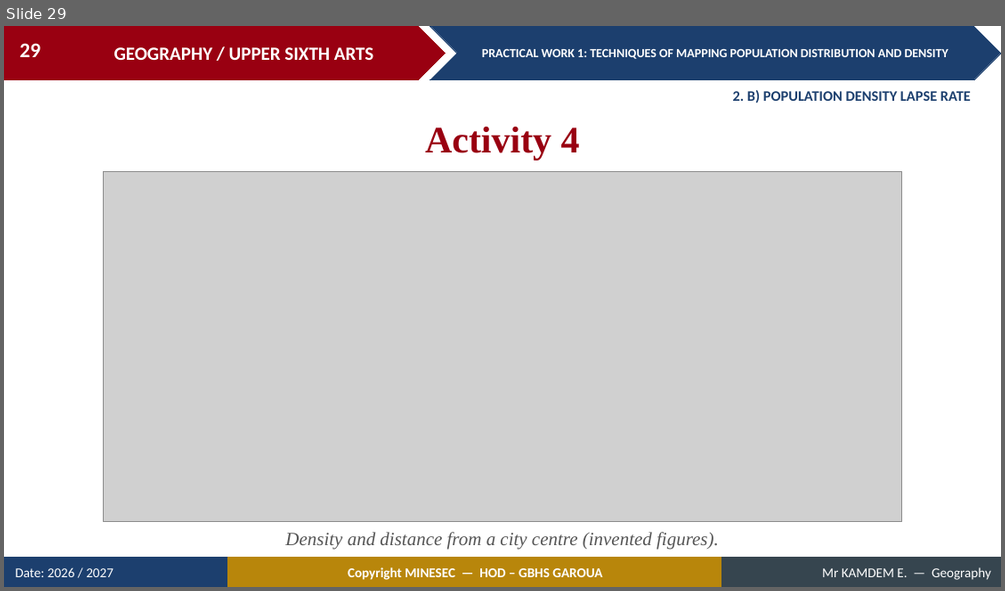
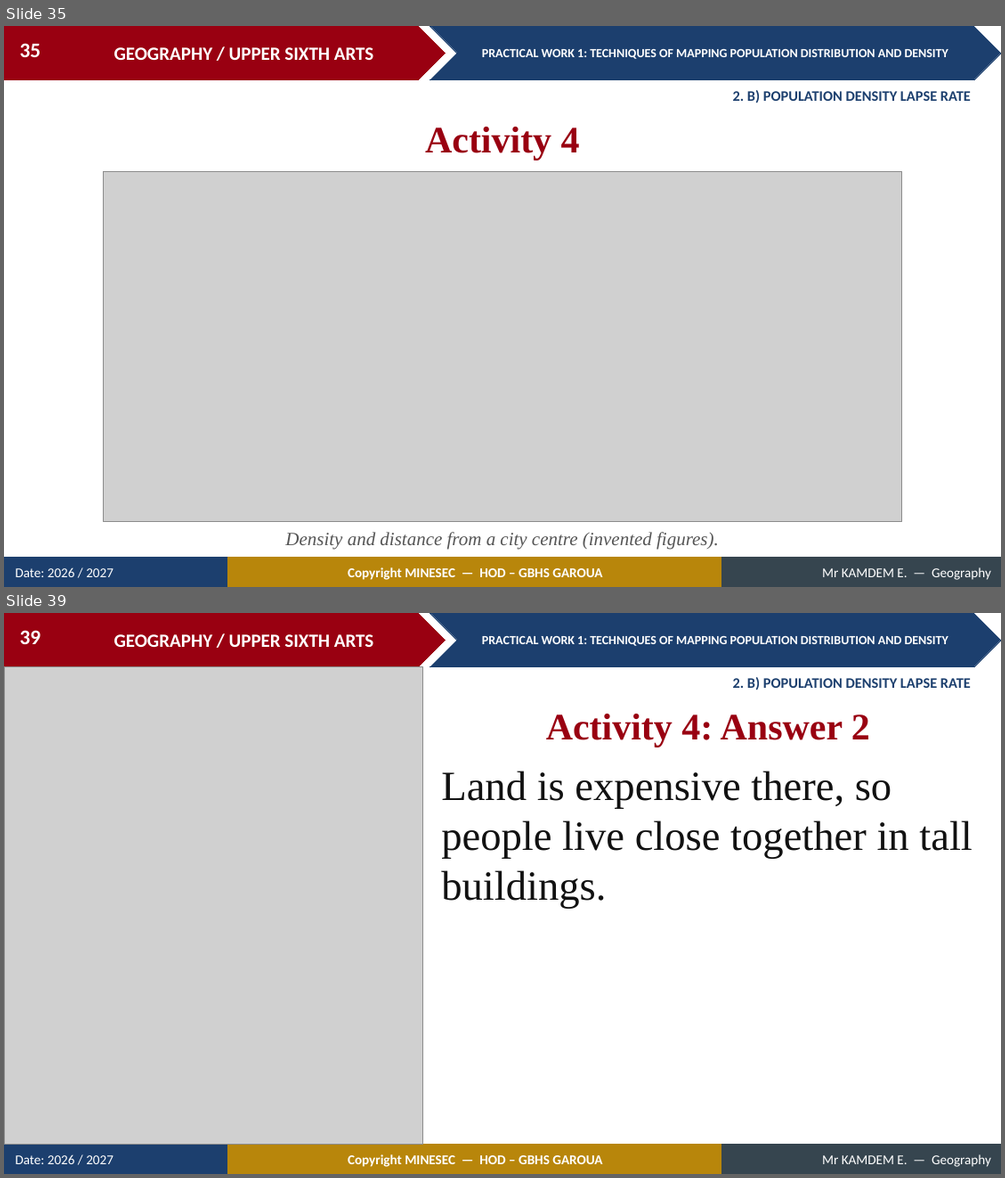
Before and after one commit to Berthautk/linea-github, a slide deck: lecons/USA/Population Geography/03_USA_POP_PW01_Techniques_of_Mapping_Population_Distribution_and_Density.pptx. Shown one above the other, each under a label of ours: slide 29 before the commit, slides 35 and 39 after it; the slides between them are not shown. The pictures are 1005x591 and 1005x1178 pixels, drawn with LibreOffice and Linux fonts; fonts in the diff are those of the drawing; grey boxes stand for pictures. Boxes give left, top, right and bottom in pixels: in the first picture for what was removed or moved away, otherwise in the second. Text is boxed around its words. In the diff, an @@ line names an element or a change of style, - is before the commit and + after.

```diff
--- a/lecons/USA/Population Geography/03_USA_POP_PW01_Techniques_of_Mapping_Population_Distribution_and_Density.pptx
+++ b/lecons/USA/Population Geography/03_USA_POP_PW01_Techniques_of_Mapping_Population_Distribution_and_Density.pptx
@@ slide 39 added at (4,613,1001,1174), background #FFFFFF; not listed: 9 template elements that a slide beside it also shows @@
@@ page number added at (20,630,41,644), 20 pt, text #FFFFFF, bold @@
+39
@@ picture added at (4,666,423,1144) @@
@@ text added at (733,677,971,690), 14 pt, text #1C3F6E, bold @@
+2. B) POPULATION DENSITY LAPSE RATE
@@ text added at (546,714,870,747), 36 pt, text #990011, bold @@
+Activity 4: Answer 2
@@ text added at (441,771,971,908), 40 pt, text #111111 @@
+Land is expensive there, so people live close together in tall buildings.
@@ what was slide 29 is now slide 35 @@
@@ page number at (20,43,41,57): text changed @@
-29
+35
```
Also in this commit, not shown: 10 slides changed, 7 other slides added, 3 other files.
